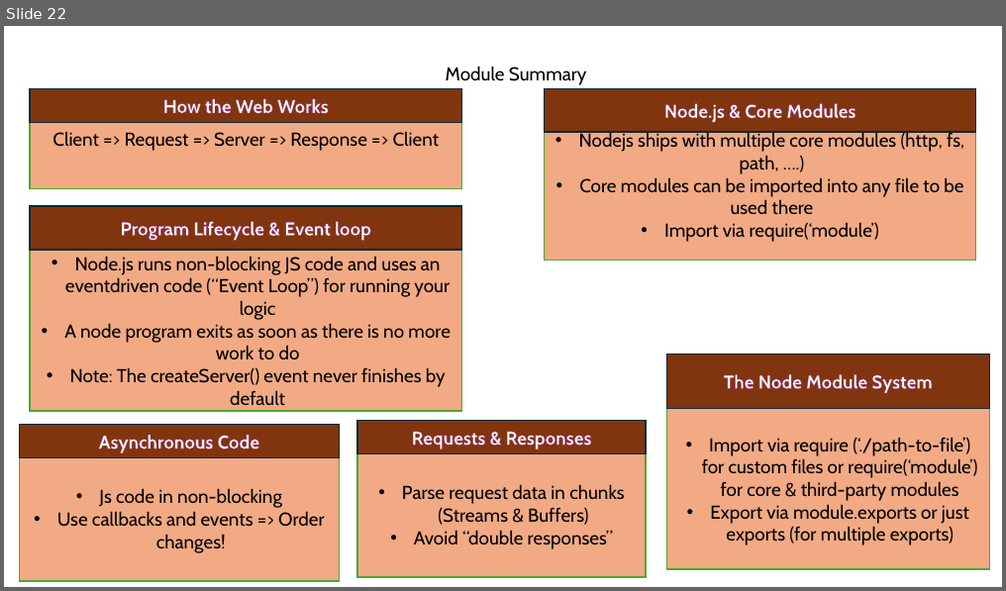
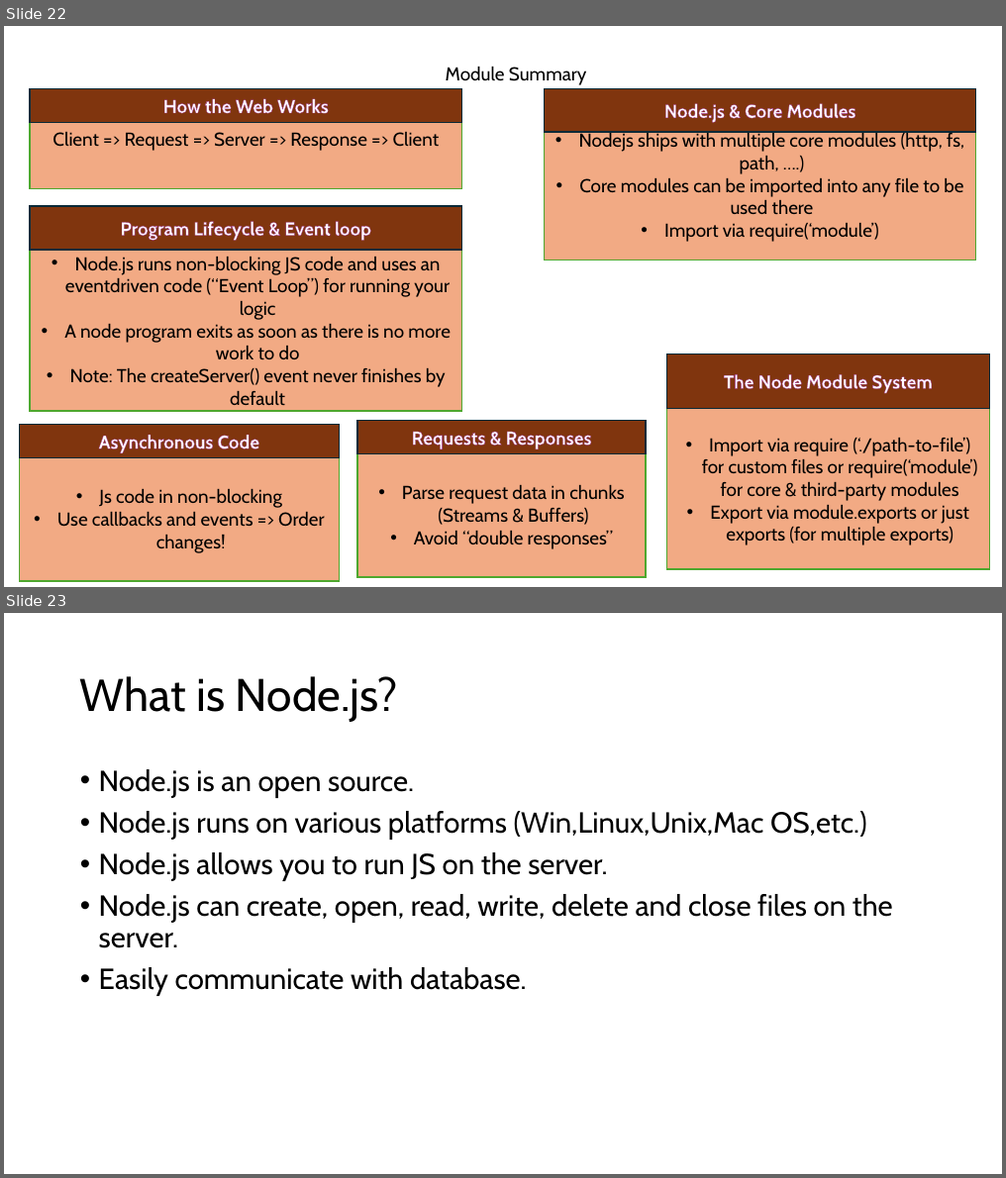
Before and after one commit to PiyushChaturvedii/Batch05, a slide deck: node/Nodejs.pptx. Shown one above the other, each under a label of ours: slide 22 before the commit, slides 22 and 23 after it. The pictures are 1006x591 and 1006x1178 pixels, drawn with LibreOffice and Linux fonts; fonts in the diff are those of the drawing. Boxes give left, top, right and bottom in pixels: in the first picture for what was removed or moved away, otherwise in the second. Text is boxed around its words. In the diff, an @@ line names an element or a change of style, - is before the commit and + after.

```diff
--- a/node/Nodejs.pptx
+++ b/node/Nodejs.pptx
@@ slide 23 added at [4,613,1002,1174], background #FFFFFF @@
@@ title added at [80,676,398,722], 44 pt, text #000000 @@
+What is Node.js?
@@ text added at [99,769,893,996], 28 pt, text #000000 @@
+• Node.js is an open source.
+• Node.js runs on various platforms (Win,Linux,Unix,Mac OS,etc.)
+• Node.js allows you to run JS on the server.
+• Node.js can create, open, read, write, delete and close files on the server.
+• Easily communicate with database.
```
Also in this commit, not shown: 10 other slides added, 9 other files.
